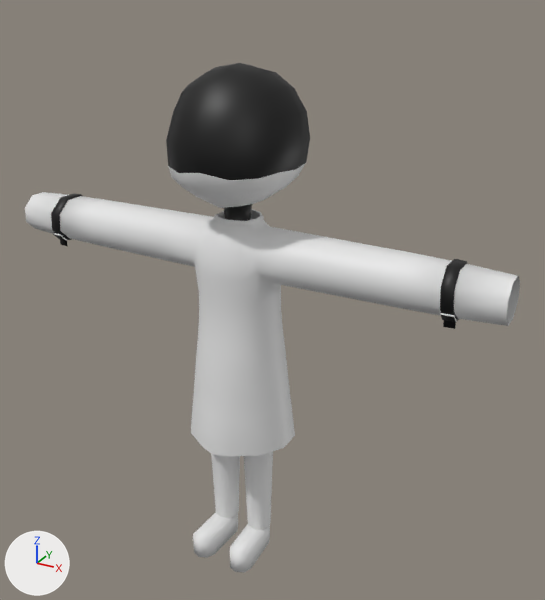
The Blender file 29.06.2025_Murder_Drones.blend, before and after one commit.
One viewpoint serves both versions: a 50 mm camera at (4.44, -7.36, 7.29) aimed at (0.37, 0.04, 3.59). The axes (+X, +Y, +Z) are drawn at lower left. The lights are the same throughout.

Objects in the first picture: 'Body'.
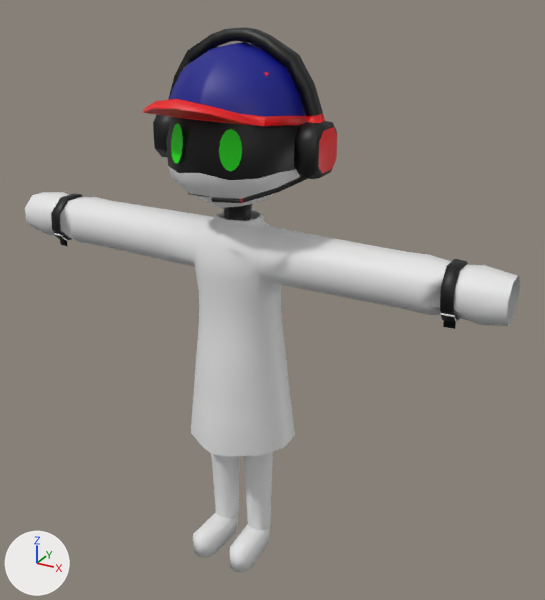
Boxes (x1, y1, x2, y2) around the edits, measured in the pictures (545 x 600 px; the box of a moved part takes in the faces that stretch with it):
'Body', reshaped (7% taller): before (25, 63, 520, 573); after (25, 27, 520, 573)
'Окружность', added (green): after (171, 123, 242, 171)
part 1 of me_body_mesh, added (blue): after (142, 42, 308, 126)
part 2 of me_body_mesh, added (black): after (153, 27, 337, 218)
part 3 of me_body_mesh, moved or reshaped: (25, 192, 520, 326) in both

What the commit changed:
Material 'Материал' (mat_материал) is new.
Its base color is (0.0, 0.00326, 0.261) (blue #000b8c).
Material 'Материал.001' (mat_материал_001) is new.
Its base color is (0.8, 0.000632, 0.0037) (red #e7020c).
Material 'Материал.002' (mat_материал_002) is new.
Its base color is (0.00915, 0.858, 0.0) (green #18ee00).
me_body_mesh is used by ob_body; location (0.0, 0.0, 0.0).
me_body_mesh had 1143 vertices, 1104 faces, 2 loose edges and spanned x -3.21..3.21, y -0.9..0.67, z 0.0..6.36.
me_body_mesh now has 1648 vertices, 1581 faces, 2 loose edges and spans x -3.21..3.21, y -1.27..0.71, z 0.0..6.71.
me_body_mesh part 1: a new loose piece of 264 vertices spanning x -0.8..0.8, y -1.27..0.71, z 5.66..6.57.
me_body_mesh part 2: a new loose piece of 205 vertices spanning x -1.07..1.07, y -0.96..0.27, z 4.34..6.71.
Part 3, on me_body_mesh:
30 vertices are removed from x -2.71..2.71, y -0.41..0.17, z 3.98..4.51.
80 faces are deleted.
2 vertices move within x -2.67..2.67, y 0.0, z 4.5.
57 vertices are added at x -2.96..2.96, y -0.43..0.19, z 3.96..4.53.
5 new vertices lie (0.13, 0.0, 0.0) away from vertices in x -2.69..2.56, y -0.4..0.0, z 4.15..4.5.
80 new faces join them, mat_white_material (white #e7e7e7), smooth.
32 new faces join them, mat_black_material (black #000000), smooth.
me_body_mesh now uses material mat_материал (blue #000b8c).
me_body_mesh now uses material mat_материал_001 (red #e7020c).
Mesh me_окружность is new.
It has 64 vertices, 36 faces and spans x -0.446..0.445, y -0.855..-0.742, z 5.372..5.796.
It uses material mat_материал_002 (green #18ee00).
Object 'Окружность' (ob_окружность) is new; it shows me_окружность.
Its location is (0.0, 0.0, 0.0).
